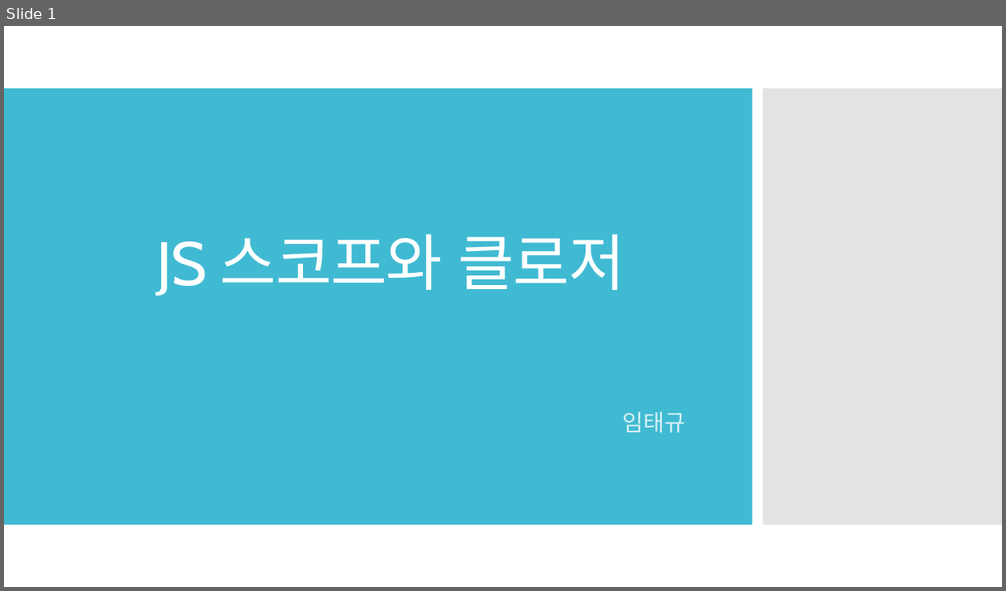
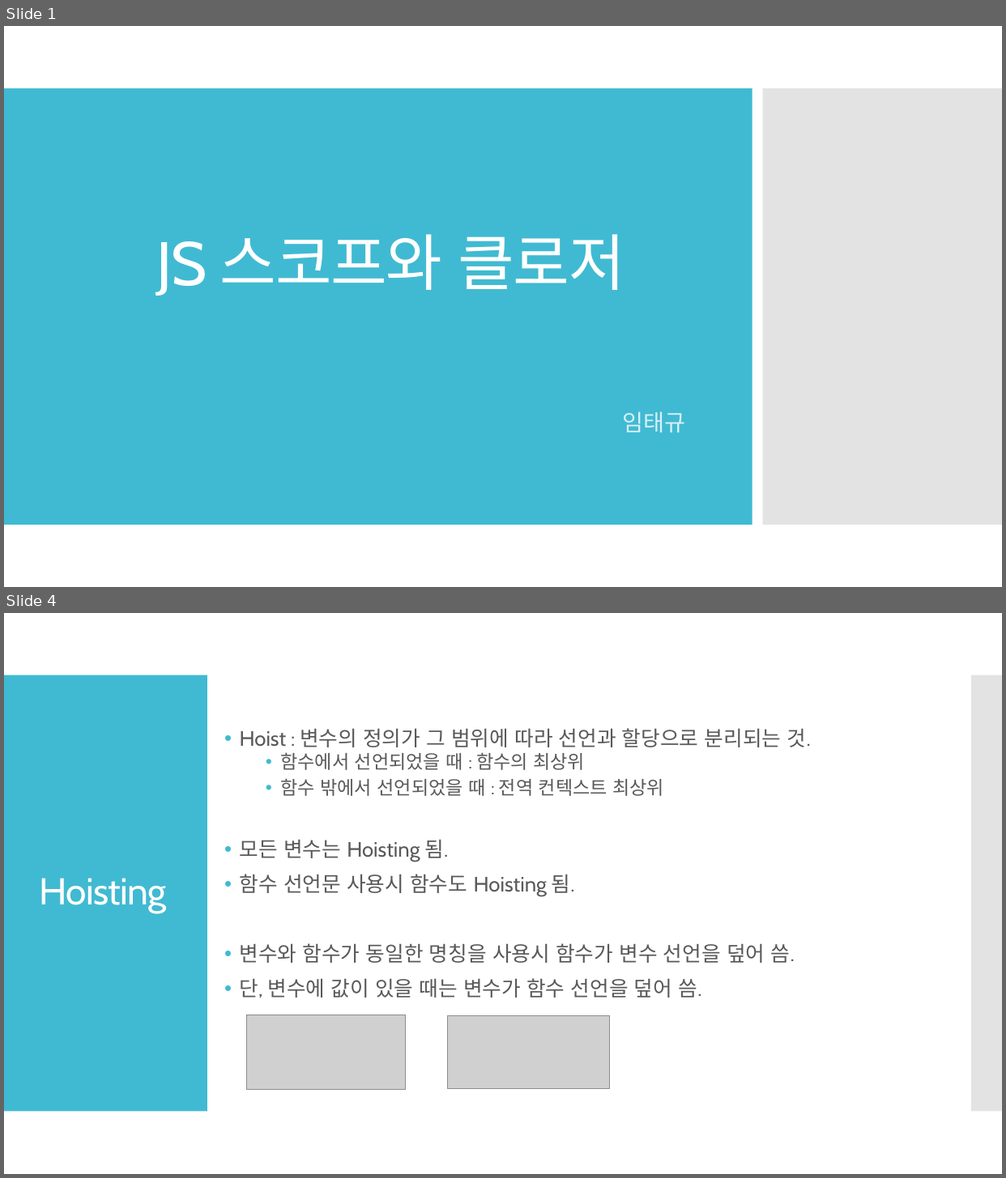
Before and after one commit to Laon63/Study_Javascript, a slide deck: JS 스코프와 클로저.pptx. Shown one above the other, each under a label of ours: slide 1 before the commit, slides 1 and 4 after it; the slides between them are not shown. The pictures are 1006x591 and 1006x1178 pixels, drawn with LibreOffice and Linux fonts; fonts in the diff are those of the drawing; grey boxes stand for pictures. Boxes give left, top, right and bottom in pixels: in the first picture for what was removed or moved away, otherwise in the second. Text is boxed around its words. In the diff, an @@ line names an element or a change of style, - is before the commit and + after.

```diff
--- a/JS 스코프와 클로저.pptx
+++ b/JS 스코프와 클로저.pptx
@@ slide 4 added at (x1=4, y1=613, x2=1002, y2=1174), background #FFFFFF @@
@@ rectangle added at (x1=4, y1=675, x2=207, y2=1112), fill #40BAD2 @@
@@ rectangle added at (x1=971, y1=675, x2=1002, y2=1112), fill #C8C8C8 at 50% opacity @@
@@ text added at (x1=240, y1=728, x2=811, y2=999), 20 pt, text #595959 @@
+• Hoist : 변수의 정의가 그 범위에 따라 선언과 할당으로 분리되는 것.
+  • 함수에서 선언되었을 때 : 함수의 최상위
+  • 함수 밖에서 선언되었을 때 : 전역 컨텍스트 최상위
+• 모든 변수는 Hoisting 됨.
+• 함수 선언문 사용시 함수도 Hoisting 됨.
+• 변수와 함수가 동일한 명칭을 사용시 함수가 변수 선언을 덮어 씀.
+• 단, 변수에 값이 있을 때는 변수가 함수 선언을 덮어 씀.
@@ title added at (x1=40, y1=878, x2=167, y2=914), 36 pt, text #FFFFFF @@
+Hoisting
@@ picture added at (x1=246, y1=1015, x2=405, y2=1090) @@
@@ picture added at (x1=448, y1=1016, x2=610, y2=1089) @@
```
Also in this commit, not shown: 5 slides changed, 7 other slides added, 1 slide removed.
